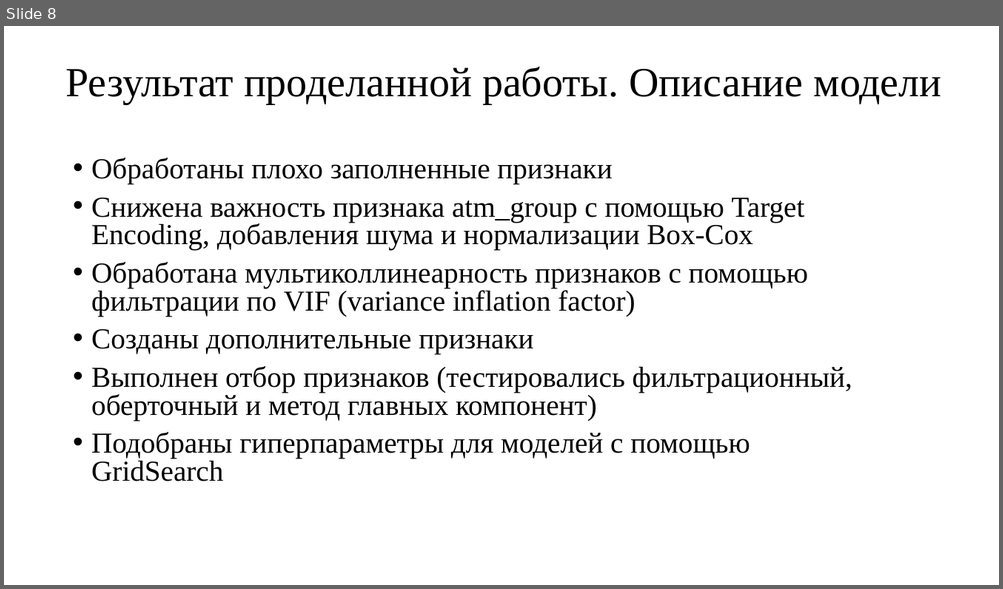
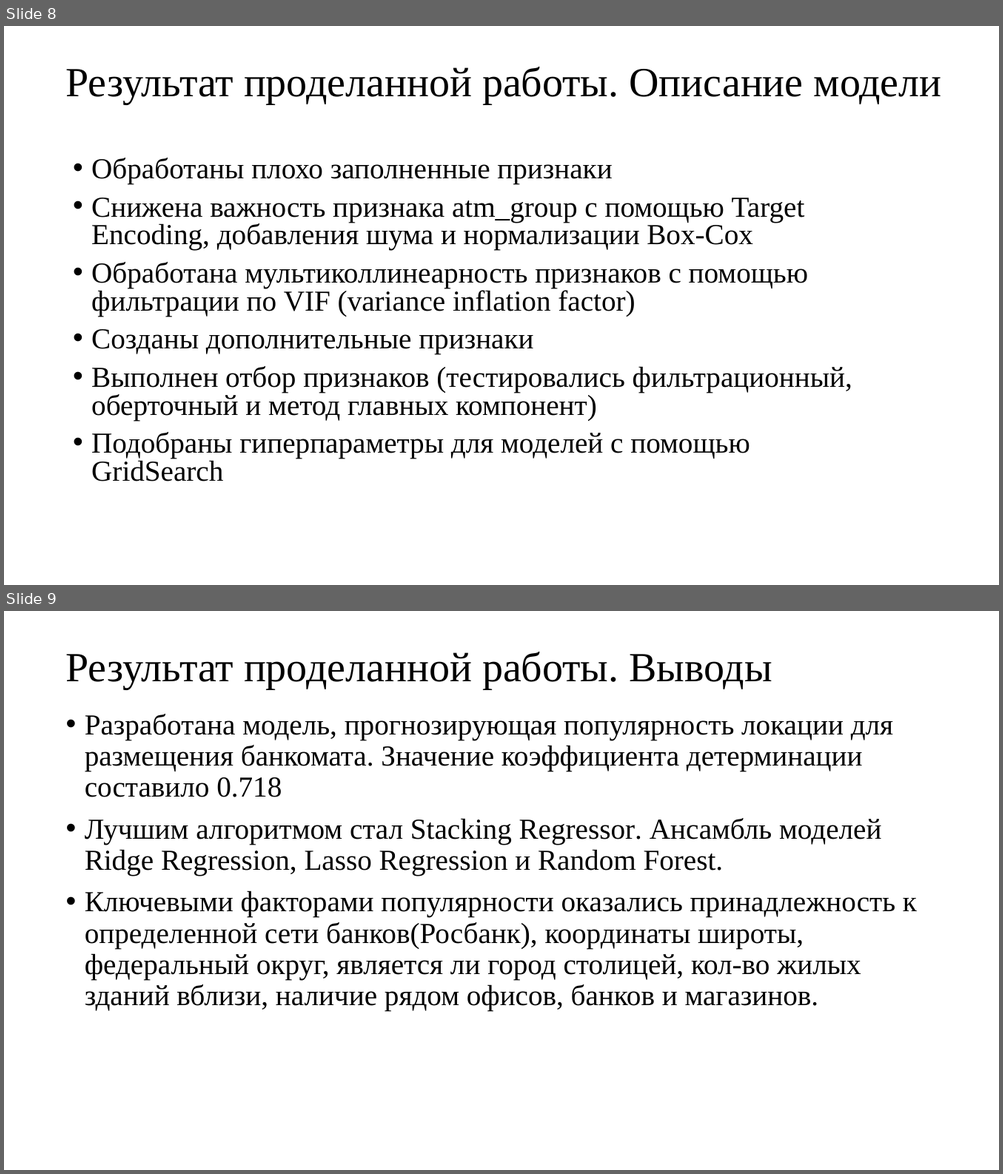
Before and after one commit to ElenaDoroshenko97/itog_project_ds16, a slide deck: Определение популярности геолокации для размещения банкомата Росбанка и его партнеров.pptx. Shown one above the other, each under a label of ours: slide 8 before the commit, slides 8 and 9 after it. The pictures are 1003x589 and 1003x1174 pixels, drawn with LibreOffice and Linux fonts; fonts in the diff are those of the drawing. Boxes give left, top, right and bottom in pixels: in the first picture for what was removed or moved away, otherwise in the second. Text is boxed around its words. In the diff, an @@ line names an element or a change of style, - is before the commit and + after.

Commit message:
разбила слайд выводы

```diff
--- a/Определение популярности геолокации для размещения банкомата Росбанка и его партнеров.pptx
+++ b/Определение популярности геолокации для размещения банкомата Росбанка и его партнеров.pptx
@@ slide 9 added at [4,611,999,1170], background #FFFFFF @@
@@ title added at [66,652,771,689], 40 pt, text #000000 @@
+Результат проделанной работы. Выводы
@@ text added at [85,714,916,1011], 28 pt, text #000000 @@
+• Разработана модель, прогнозирующая популярность локации для размещения банкомата. Значение коэффициента детерминации составило 0.718
+• Лучшим алгоритмом стал Stacking Regressor. Ансамбль моделей Ridge Regression, Lasso Regression и Random Forest.
+• Ключевыми факторами популярности оказались принадлежность к определенной сети банков(Росбанк), координаты широты, федеральный округ, является ли город столицей, кол-во жилых зданий вблизи, наличие рядом офисов, банков и магазинов.
```
Also in this commit, not shown: 2 slides changed.
